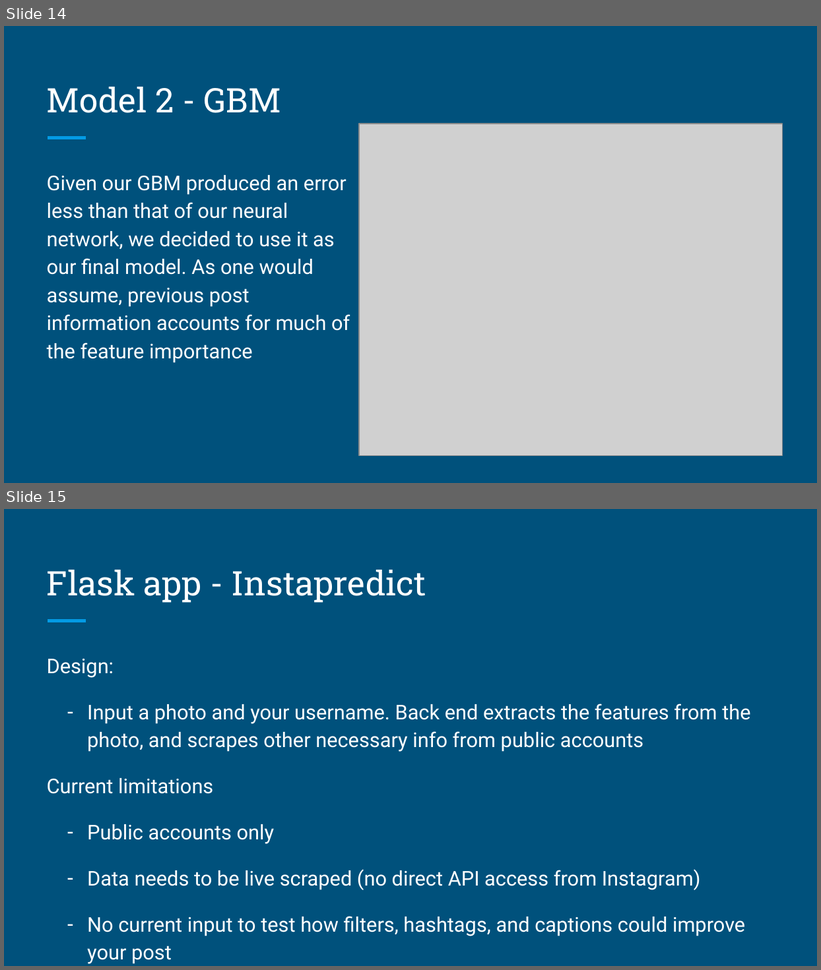
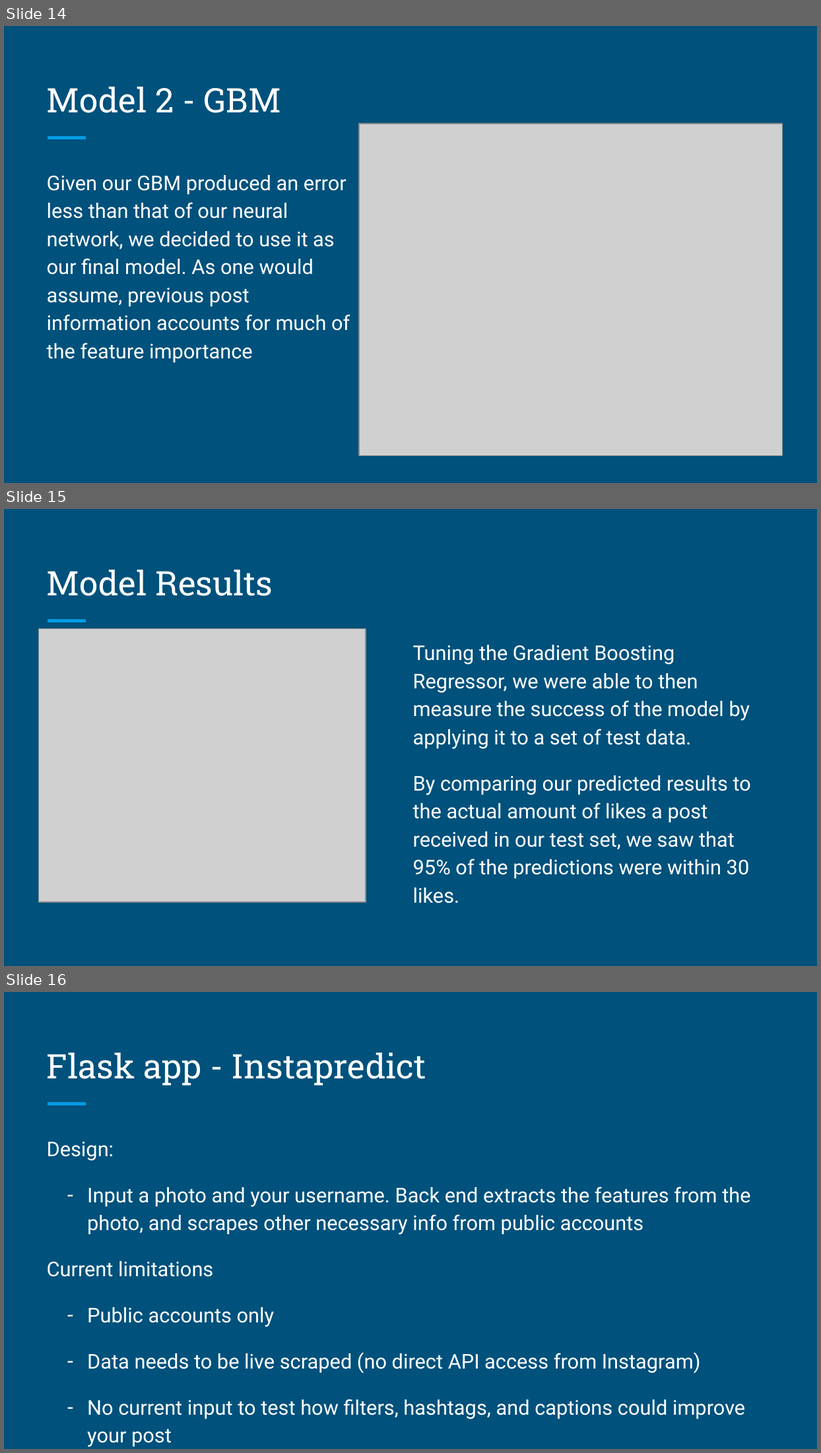
Before and after one commit to nycdatasci/bootcamp008_project, a slide deck: Project4-Capstone/InstaPredict.pptx. Shown one above the other, each under a label of ours: slides 14 and 15 before the commit, slides 14, 15 and 16 after it. The pictures are 821x970 and 821x1453 pixels, drawn with LibreOffice and Linux fonts; fonts in the diff are those of the drawing; grey boxes stand for pictures. Boxes give left, top, right and bottom in pixels: in the first picture for what was removed or moved away, otherwise in the second. Text is boxed around its words. In the diff, an @@ line names an element or a change of style, - is before the commit and + after.

```diff
--- a/Project4-Capstone/InstaPredict.pptx
+++ b/Project4-Capstone/InstaPredict.pptx
@@ slide 15 added at (4, 509, 817, 966), background #00517C; not listed: 1 template element that a slide beside it also shows @@
@@ title added at (47, 570, 273, 596), 30 pt, text #FFFFFF @@
+Model Results
@@ picture added at (38, 628, 366, 902) @@
@@ text added at (413, 645, 751, 904), 18 pt, text #FFFFFF @@
+Tuning the Gradient Boosting Regressor, we were able to then measure the success of the model by applying it to a set of test data.
+By comparing our predicted results to the actual amount of likes a post received in our test set, we saw that 95% of the predictions were within 30 likes.
@@ what was slide 15 is now slide 16 @@
```
Also in this commit, not shown: 1 slide changed.
